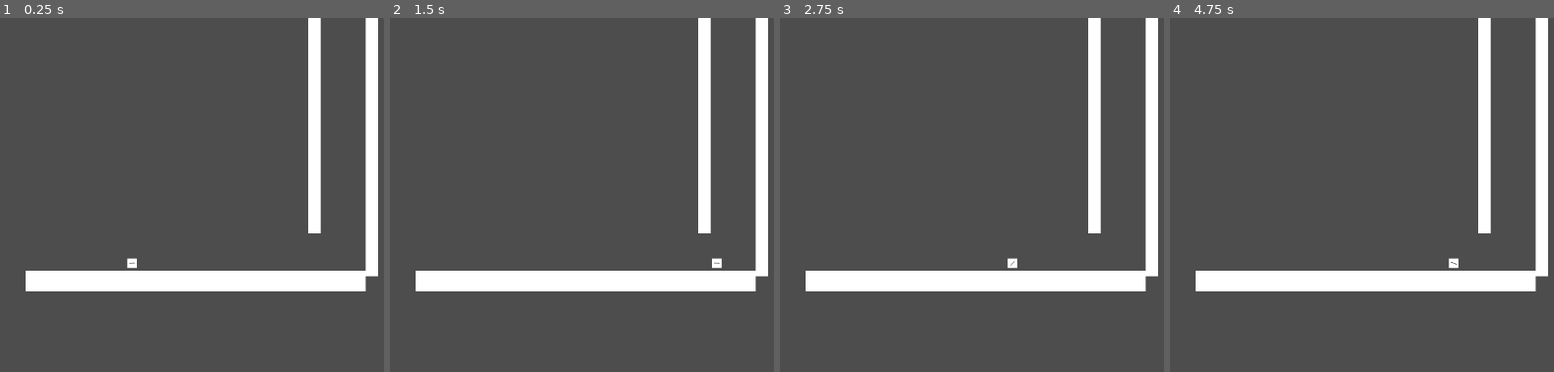
Above: before the commit, frames 1-4 (left to right).
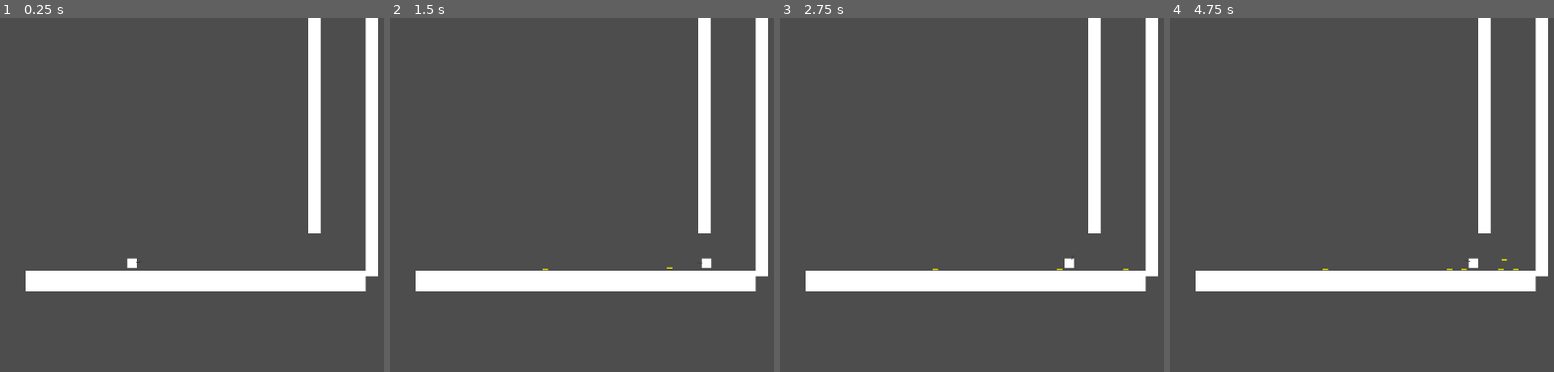
Above: after the commit, the same moments.

Repository: EliasJHL/EpitechJAM_2
Game: Godot game, scene res://main_scene.tscn
The game is run twice, just before and just after one commit, with the same random seed, the same clock (stepped at 60 frames per second) and the same inputs.
Inputs (mouse positions are in pixels of both pictures, inside the frame that each line leads up to):
- Up to frame 1 (0.25 s): no input
- Up to frame 2 (1.5 s): tap Enter (ui_accept) at 0.5, 0.77 s; move the mouse to (outside the picture) at 0.52 s; hold Right (ui_right) from 0.53 s (still down); click (outside the picture) at 0.6 s; move the mouse to (516, 262) at 1.27 s; click (516, 262) at 1.35 s
- Up to frame 3 (2.75 s): tap Enter (ui_accept) at 1.52 s; move the mouse to (1140, 141) at 2.02 s; release Right (ui_right) at 2.03 s; hold Left (ui_left) from 2.03 s (still down); click (1140, 141) at 2.1 s
- Up to frame 4 (4.75 s): tap Enter (ui_accept) at 2.75, 3.02, 3.5, 3.77, 4.52 s; move the mouse to (1411, 325) at 2.77 s; release Left (ui_left) at 2.78 s; hold Right (ui_right) 2.78-4.28 s; click (1411, 325) at 2.85 s; move the mouse to (outside the picture) at 3.52 s; click (outside the picture) at 3.6 s; move the mouse to (1216, 173) at 4.27 s; hold Left (ui_left) from 4.28 s (still down); click (1216, 173) at 4.35 s

The runs differ from the first frame. In frame 1, less than 0.1% of the frame differs, in the area x 33-36%, y 68-70%; in frame 2, 0.2%; in frame 3, 0.2%; in frame 4, 0.2%, in the area x 39-91%, y 67-72%.

Commit message:
[ADD][ENCHANCE][FIX] fire system enchanced & bug fix

Diff:
--- a/CharacterBody2D.gd
+++ b/CharacterBody2D.gd
@@ -6,16 +6,23 @@
 
 var gravity = ProjectSettings.get_setting("physics/2d/default_gravity")
 
+#assets dont j'ai besoin pour l'arme
+const bullet_path = preload("res://bullet.tscn")
+
 #Fonction pour le viseur de l'arme
 func _process(delta):
 	var target_position = get_global_mouse_position()
 	#Regard sur la souris → Il est basé sur le centre du joueur
-	$Weapon.look_at(target_position)
+	$Weapon_rotation.look_at(target_position)
 
 #Fonction pour placer les portails
 func fire():
 	if Input.is_action_just_pressed("Place_Portal"):
-		print("fire")
+		#création d'une instance de la balle
+		var bullet = bullet_path.instantiate()
+		bullet.global_position = $Weapon_rotation/Weapon/Shoot_Point.global_position
+		#Ajout des clones des balles sur la scene
+		get_tree().get_root().add_child(bullet)
 
 #Système de gravité et déplacements basiques
 func _physics_process(delta):
--- /dev/null
+++ b/bullet.tscn
@@ -0,0 +1,25 @@
+[gd_scene load_steps=4 format=3 uid="uid://ougl4333lixe"]
+
+[ext_resource type="Texture2D" uid="uid://ustehomhknec" path="res://blank.jpg" id="1_pen15"]
+
+[sub_resource type="RectangleShape2D" id="RectangleShape2D_fwil1"]
+size = Vector2(8, 2)
+
+[sub_resource type="RectangleShape2D" id="RectangleShape2D_gyl35"]
+size = Vector2(10, 4)
+
+[node name="RigidBody2D" type="RigidBody2D"]
+
+[node name="Sprite2D" type="Sprite2D" parent="."]
+modulate = Color(0.894118, 0.882353, 0, 1)
+position = Vector2(-7.62939e-06, 0)
+scale = Vector2(0.0166667, 0.00416668)
+texture = ExtResource("1_pen15")
+
+[node name="CollisionShape2D" type="CollisionShape2D" parent="."]
+shape = SubResource("RectangleShape2D_fwil1")
+
+[node name="Area2D" type="Area2D" parent="."]
+
+[node name="CollisionShape2D" type="CollisionShape2D" parent="Area2D"]
+shape = SubResource("RectangleShape2D_gyl35")
--- a/main_scene.tscn
+++ b/main_scene.tscn
@@ -18,23 +18,28 @@
 
 [node name="MainScene" type="Node2D"]
 
-[node name="CharacterBody2D" type="CharacterBody2D" parent="."]
+[node name="player" type="CharacterBody2D" parent="."]
 position = Vector2(355, 354)
 script = ExtResource("2_roqg8")
 
-[node name="CollisionShape2D" type="CollisionShape2D" parent="CharacterBody2D"]
+[node name="CollisionShape2D" type="CollisionShape2D" parent="player"]
 shape = SubResource("RectangleShape2D_q5cjt")
 
-[node name="Player_Sprite" type="Sprite2D" parent="CharacterBody2D"]
+[node name="Player_Sprite" type="Sprite2D" parent="player"]
 scale = Vector2(0.0291667, 0.0291667)
 texture = ExtResource("1_7p8sb")
 
-[node name="Weapon" type="Sprite2D" parent="CharacterBody2D"]
+[node name="Weapon_rotation" type="Marker2D" parent="player"]
+
+[node name="Weapon" type="Sprite2D" parent="player/Weapon_rotation"]
 modulate = Color(0.211765, 0.215686, 0.223529, 1)
 z_index = 90
-position = Vector2(-1.01328e-06, 0)
+position = Vector2(10, 0)
 scale = Vector2(0.0179687, 0.00208333)
 texture = ExtResource("1_7p8sb")
+
+[node name="Shoot_Point" type="Marker2D" parent="player/Weapon_rotation/Weapon"]
+position = Vector2(222.609, 0)
 
 [node name="StaticBody2D" type="StaticBody2D" parent="."]
 position = Vector2(448, 386)
